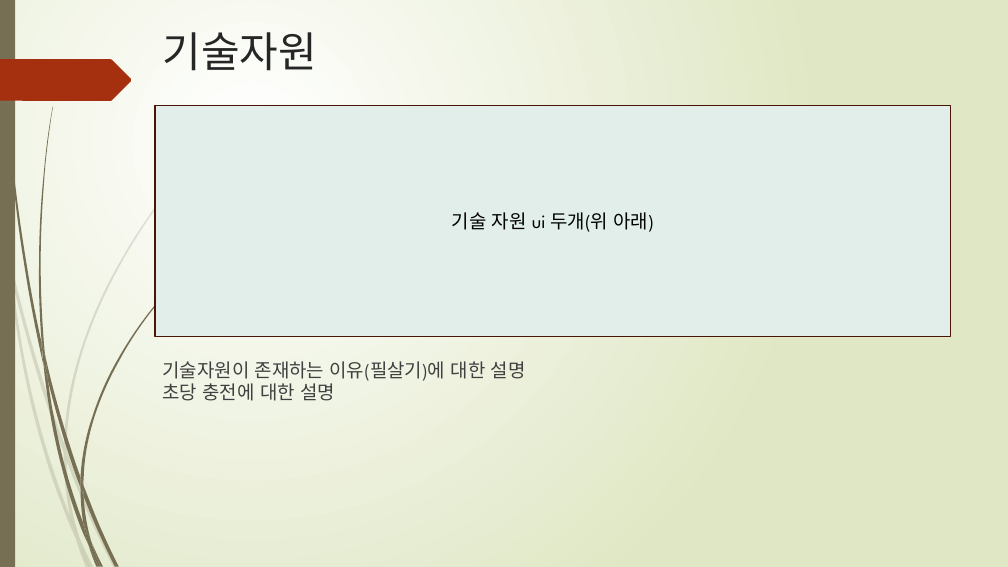
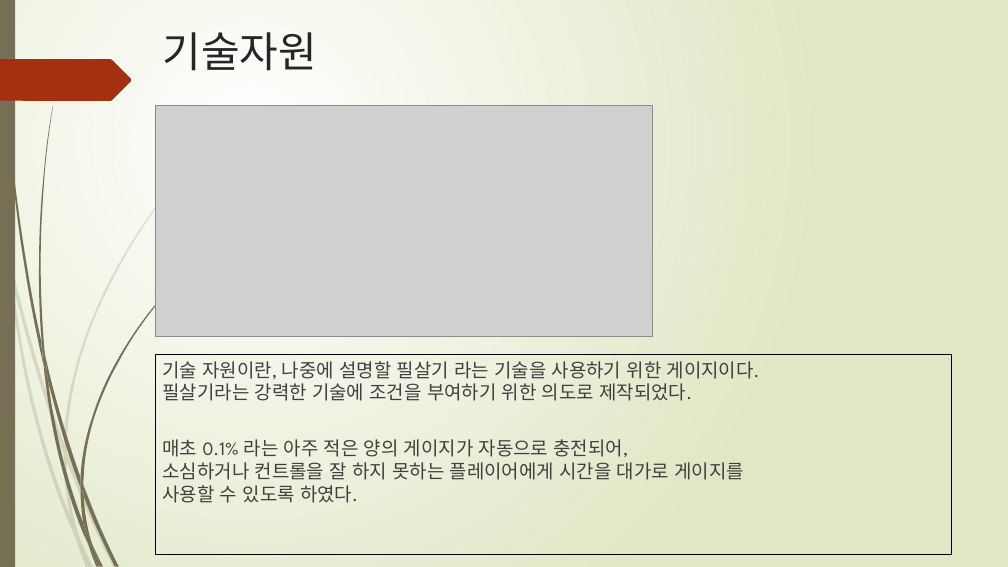
Before and after one commit to SeaNertus/Academy2, a slide deck: slide 5 of 아카데미 수업내용 6월/PC와 PC 기술 기획서.pptx. Drawn at 1008x567 pixels with LibreOffice and Linux fonts; fonts in the diff are those of the drawing; grey boxes stand for pictures. Boxes give left, top, right and bottom in pixels: in the first picture for what was removed or moved away, otherwise in the second. Text is boxed around its words. In the diff, an @@ line names an element or a change of style, - is before the commit and + after.

```diff
--- a/아카데미 수업내용 6월/PC와 PC 기술 기획서.pptx
+++ b/아카데미 수업내용 6월/PC와 PC 기술 기획서.pptx
@@ rectangle removed at [155, 105, 951, 337] @@
-기술 자원 ui 두개(위 아래)
@@ picture added at [155, 105, 653, 337] @@
@@ text "기술 자원이란, 나중에 설명할 필살기 ...": place and size @@
-text "기술 자원이란, 나중에 설명할 필살기 ..." at [162, 361, 526, 401]
+text "기술 자원이란, 나중에 설명할 필살기 ..." at [155, 355, 951, 554]
@@ text "기술 자원이란, 나중에 설명할 필살기 ..." at [155, 355, 951, 554]: outline none to #000000 0.25 pt @@
@@ text at [162, 361, 760, 503]: text changed @@
-기술자원이 존재하는 이유(필살기)에 대한 설명
-초당 충전에 대한 설명
+기술 자원이란, 나중에 설명할 필살기 라는 기술을 사용하기 위한 게이지이다.
+필살기라는 강력한 기술에 조건을 부여하기 위한 의도로 제작되었다.
+매초 0.1% 라는 아주 적은 양의 게이지가 자동으로 충전되어,
+소심하거나 컨트롤을 잘 하지 못하는 플레이어에게 시간을 대가로 게이지를
+사용할 수 있도록 하였다.
```
Also in this commit, not shown: 4 other slides changed, 2 other files.
